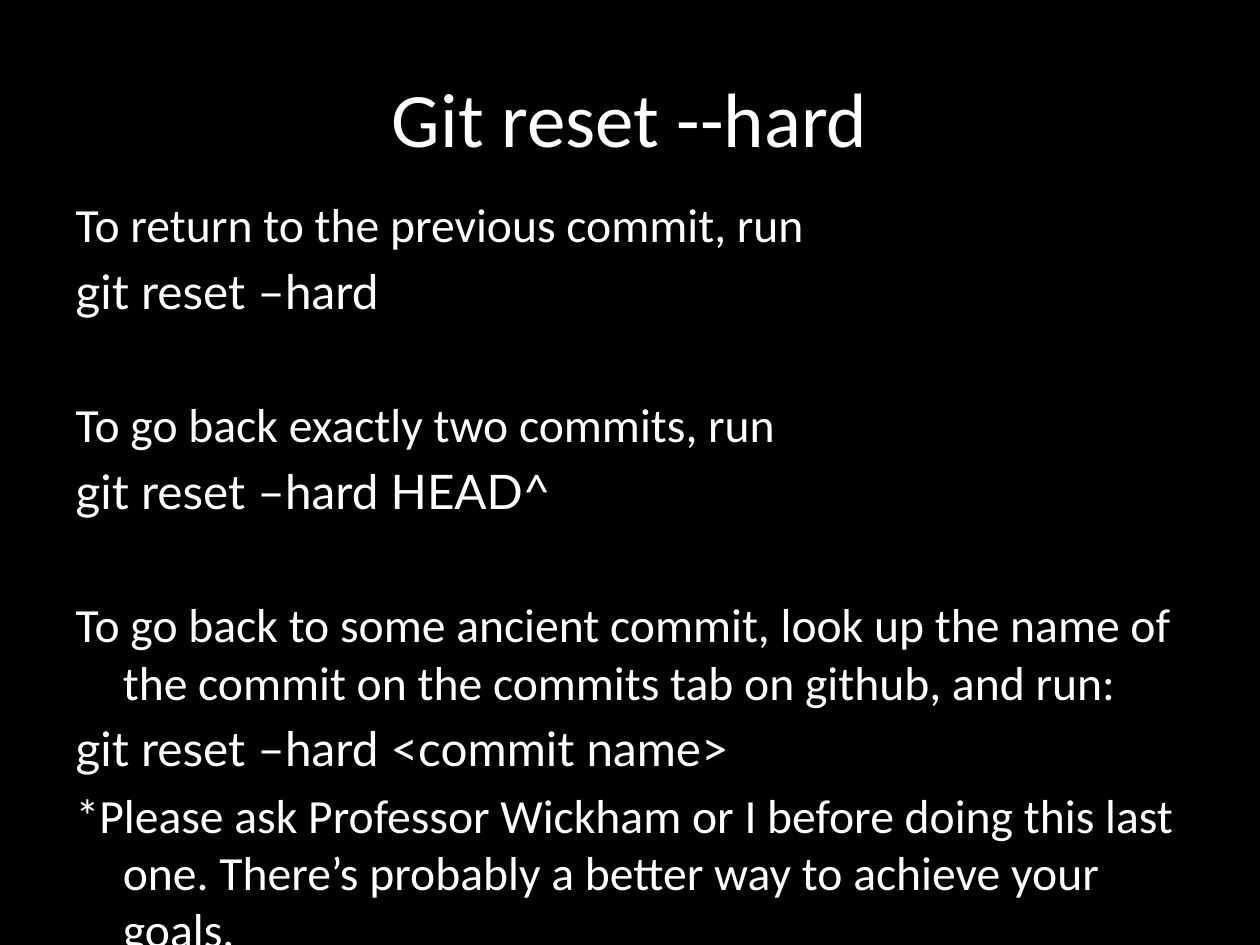
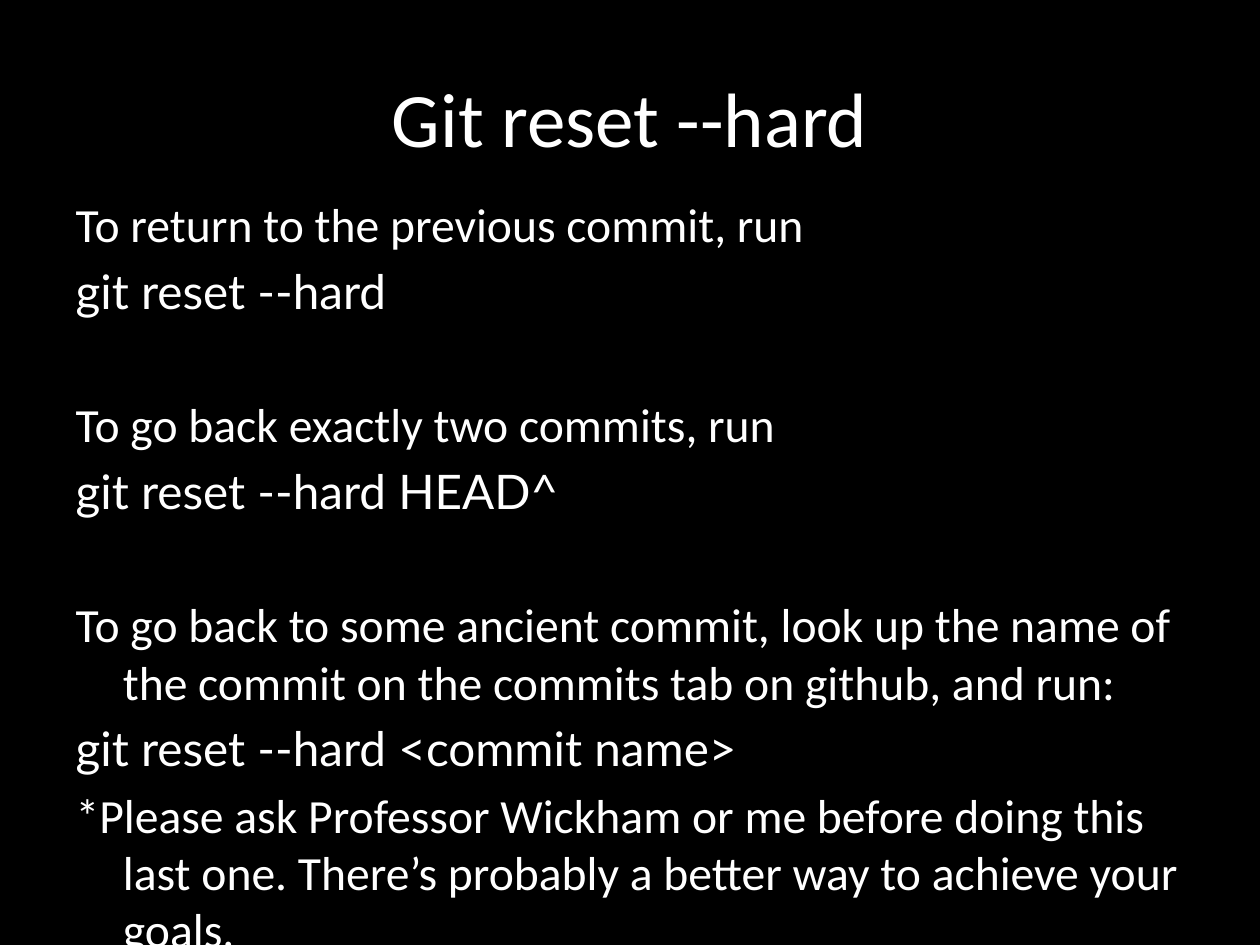
Before and after one commit to hadley/stat405-resources, a slide deck: slide 49 of git-lecture/Stat-405-git-lecture.pptx (slide 48 before the commit). Drawn at 1260x945 pixels with LibreOffice and Linux fonts; fonts in the diff are those of the drawing. Boxes give left, top, right and bottom in pixels: in the first picture for what was removed or moved away, otherwise in the second. Text is boxed around its words. In the diff, an @@ line names an element or a change of style, - is before the commit and + after.

```diff
--- a/git-lecture/Stat-405-git-lecture.pptx
+++ b/git-lecture/Stat-405-git-lecture.pptx
@@ text at bbox=[76, 274, 386, 318]: text changed @@
-git reset –hard
+git reset --hard
@@ text at bbox=[76, 474, 558, 518]: text changed @@
-git reset –hard HEAD^
+git reset --hard HEAD^
@@ text at bbox=[76, 731, 1178, 898]: text changed @@
-git reset –hard <commit name>
-*Please ask Professor Wickham or I before doing this last one. There’s probably a better way to achieve your goals.
+git reset --hard <commit name>
+*Please ask Professor Wickham or me before doing this last one. There’s probably a better way to achieve your goals.
```
Also in this commit, not shown: 13 other slides changed, 5 slides added, 1 slide removed, 1 other file.
